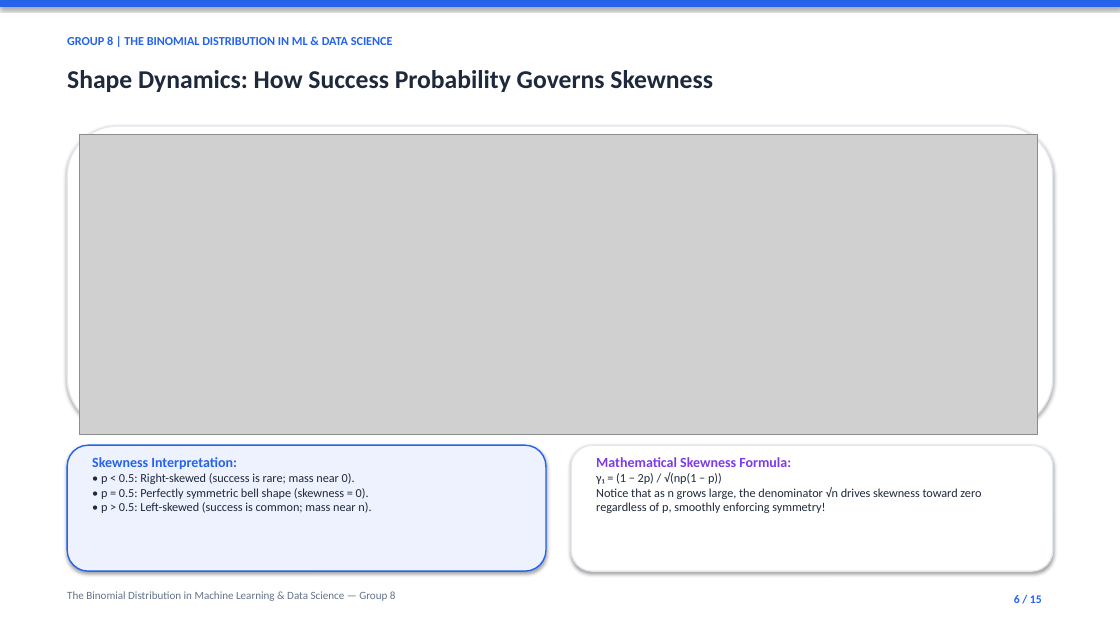
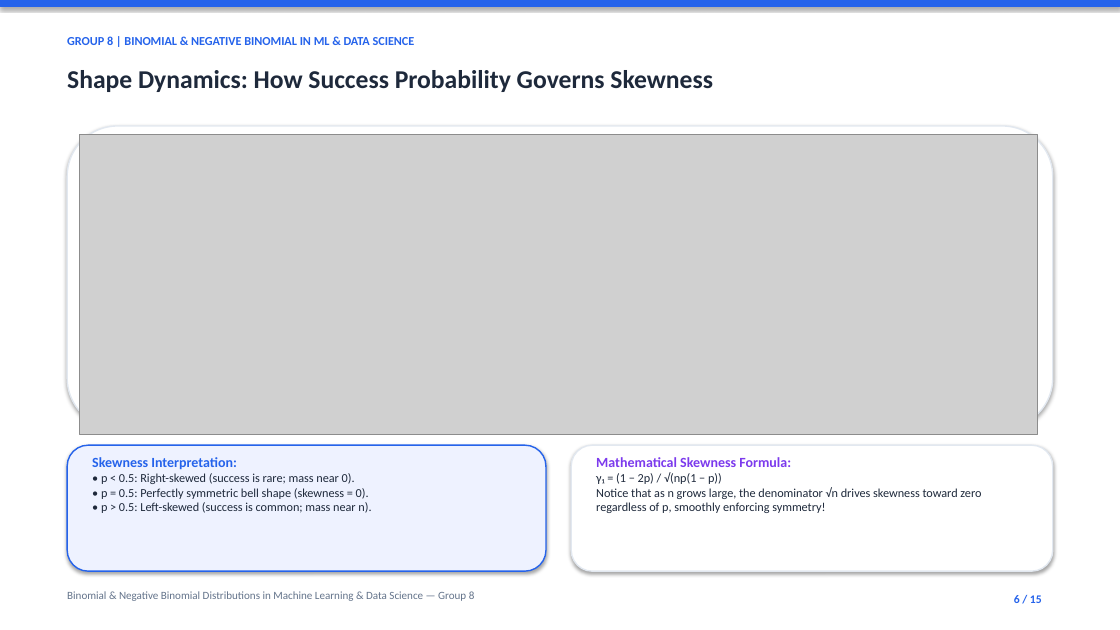
Before and after one commit to TariqYouhana/stat-probability-distributions-ml, a slide deck: slide 6 of slides.pptx. Drawn at 1120x630 pixels with LibreOffice and Linux fonts; fonts in the diff are those of the drawing; grey boxes stand for pictures. Boxes give left, top, right and bottom in pixels: in the first picture for what was removed or moved away, otherwise in the second. Text is boxed around its words. In the diff, an @@ line names an element or a change of style, - is before the commit and + after.

```diff
--- a/slides.pptx
+++ b/slides.pptx
@@ text at (x1=67, y1=36, x2=415, y2=45): text changed @@
-GROUP 8 | THE BINOMIAL DISTRIBUTION IN ML & DATA SCIENCE
+GROUP 8 | BINOMIAL & NEGATIVE BINOMIAL IN ML & DATA SCIENCE
@@ text at (x1=67, y1=591, x2=475, y2=601): text changed @@
-The Binomial Distribution in Machine Learning & Data Science — Group 8
+Binomial & Negative Binomial Distributions in Machine Learning & Data Science — Group 8
```
Also in this commit, not shown: 12 other slides changed, 3 other files.
